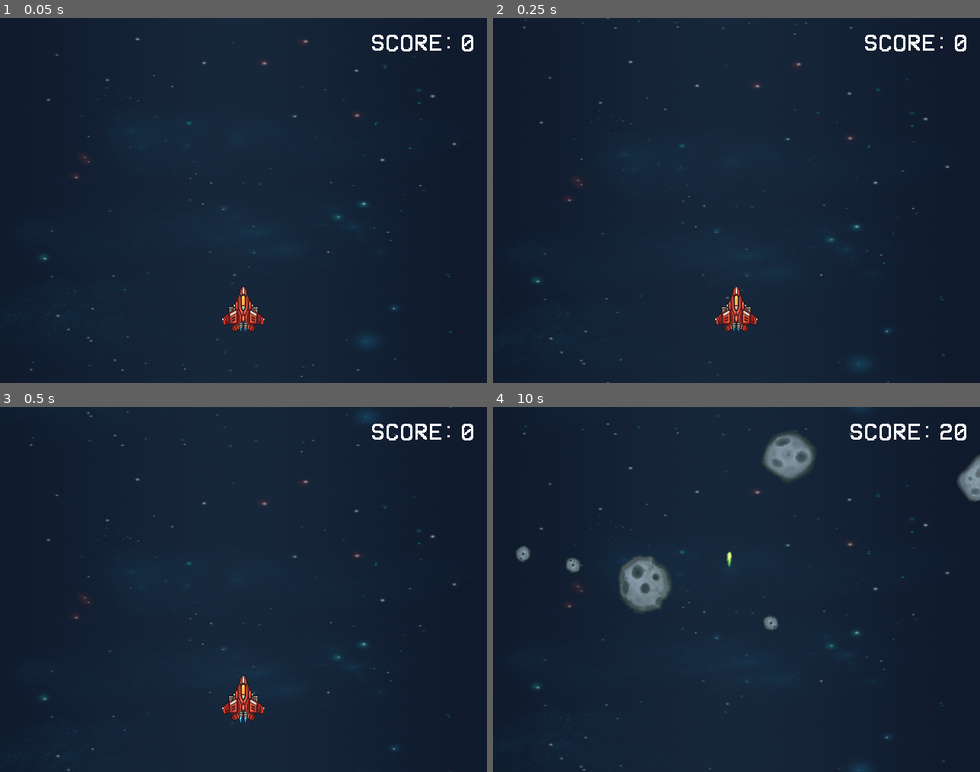
Above: before the commit, frames 1-4 (two rows, left to right).
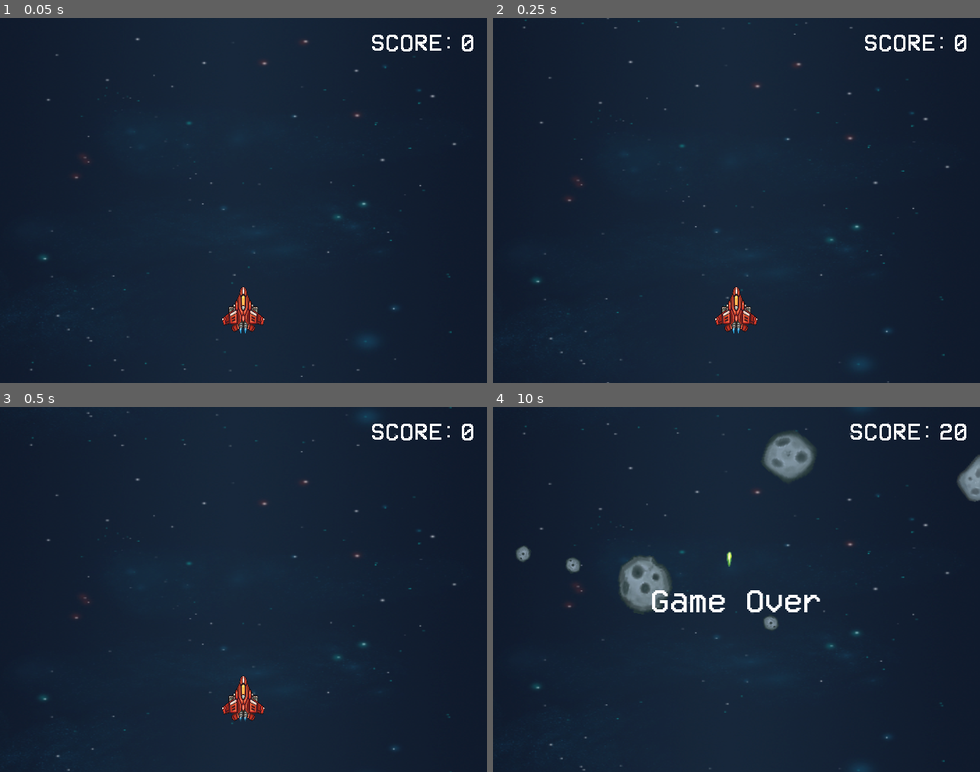
Above: after the commit, the same moments.

Repository: GArmane/vaporspace
Game: Godot game, scene res://src/scenes/tests/Gameplay01/Gameplay01.tscn
Two runs of this game, one before a commit and one after it. Both use one fixed random seed, a clock stepped at 60 frames per second and the inputs below.
Inputs:
- Up to frame 1 (0.05 s): no input
- Up to frame 2 (0.25 s): no input
- Up to frame 3 (0.5 s): no input
- Up to frame 4 (10 s): hold Right (ui_right) 0.53-1.28 s; tap Space (ui_select) at 0.77, 1.52, 3.02, 3.77, 4.52, 6.02, 6.77, 7.52, 9.02, 9.77 s; hold Down (ui_down) 1.28-2.03 s; hold Right (ui_right) 2.03-2.78 s; hold Up (ui_up) 2.78-3.53 s; hold Left (ui_left) 3.53-5.03 s; hold Down (ui_down) 5.03-5.78 s; hold Right (ui_right) 5.78-6.53 s; hold Up (ui_up) 6.53-7.28 s; hold Right (ui_right) 7.28-8.03 s; hold Down (ui_down) 8.03-8.78 s; hold Left (ui_left) 8.78-9.53 s; hold Up (ui_up) from 9.53 s (still down)

The runs differ from the first frame. In frame 1, less than 0.1% of the frame differs, in the area x 49-51%, y 85-87%; in frame 2, less than 0.1%; in frame 3, less than 0.1%; in frame 4, 0.8%, in the area x 32-68%, y 50-57%.

Commit message:
feat(src/scenes/tests/gameplay01): add logic for game over and scene restart

Diff:
--- a/src/entities/actors/player/Player.tscn
+++ b/src/entities/actors/player/Player.tscn
@@ -42,14 +42,14 @@
 position = Vector2( -3.6494, 24.3871 )
 scale = Vector2( 0.5, 0.5 )
 frames = SubResource( 1 )
-frame = 2
+frame = 3
 playing = true
 
 [node name="RightExhaustSprite" type="AnimatedSprite" parent="."]
 position = Vector2( 2.55506, 24.705 )
 scale = Vector2( 0.5, 0.5 )
 frames = SubResource( 1 )
-frame = 2
+frame = 3
 playing = true
 
 [node name="BodySprite" type="AnimatedSprite" parent="."]
--- a/src/scenes/tests/Gameplay01/GameController.gd
+++ b/src/scenes/tests/Gameplay01/GameController.gd
@@ -4,23 +4,38 @@
 onready var asteroid_spawner: Position2D = $AsteroidSpawner
 onready var gui: MarginContainer = $CanvasLayer/GUI
 onready var game_over_ui: Control = $CanvasLayer/GameOverUI
-onready var start_timer: Timer = $StartTimer
+onready var reload_timer: Timer = $Timers/ReloadTimer
+onready var start_timer: Timer = $Timers/StartTimer
 
 
 onready var score := 0
 
 
-func _ready():
+# Callbacks
+func _ready() -> void:
+	# Prepare UI
+	game_over_ui.hide()
+	gui.update_score(score)
+
 	start_timer.start()
-	game_over_ui.hide()
 
 
-func _on_StartTimer_timeout():
+# Signal handlers
+func _on_Asteroid_destroy(value: int) -> void:
+	score += value
+	gui.update_score(score)
+
+
+func _on_StartTimer_timeout() -> void:
 	asteroid_spawner.spawn_wave(self, "_on_Asteroid_destroy", 0.5, 10)
 	yield(asteroid_spawner, "wave_end")
 	start_timer.start()
 
 
-func _on_Asteroid_destroy(value: int) -> void:
-	score += value
-	gui.update_score(score)
+func _on_Player_dead():
+	game_over_ui.show()
+	reload_timer.start()
+
+
+func _on_ReloadTimer_timeout() -> void:
+	var _res = get_tree().reload_current_scene()
--- a/src/scenes/tests/Gameplay01/Gameplay01.tscn
+++ b/src/scenes/tests/Gameplay01/Gameplay01.tscn
@@ -32,7 +32,13 @@
 
 [node name="GameOverUI" parent="CanvasLayer" instance=ExtResource( 7 )]
 
-[node name="StartTimer" type="Timer" parent="."]
+[node name="Timers" type="Node" parent="."]
+
+[node name="ReloadTimer" type="Timer" parent="Timers"]
+wait_time = 5.0
+one_shot = true
+
+[node name="StartTimer" type="Timer" parent="Timers"]
 wait_time = 3.0
 one_shot = true
 
@@ -77,4 +83,6 @@
 
 [node name="Player" parent="." instance=ExtResource( 2 )]
 position = Vector2( 320, 384 )
-[connection signal="timeout" from="StartTimer" to="." method="_on_StartTimer_timeout"]
+[connection signal="timeout" from="Timers/ReloadTimer" to="." method="_on_ReloadTimer_timeout"]
+[connection signal="timeout" from="Timers/StartTimer" to="." method="_on_StartTimer_timeout"]
+[connection signal="dead" from="Player" to="." method="_on_Player_dead"]
